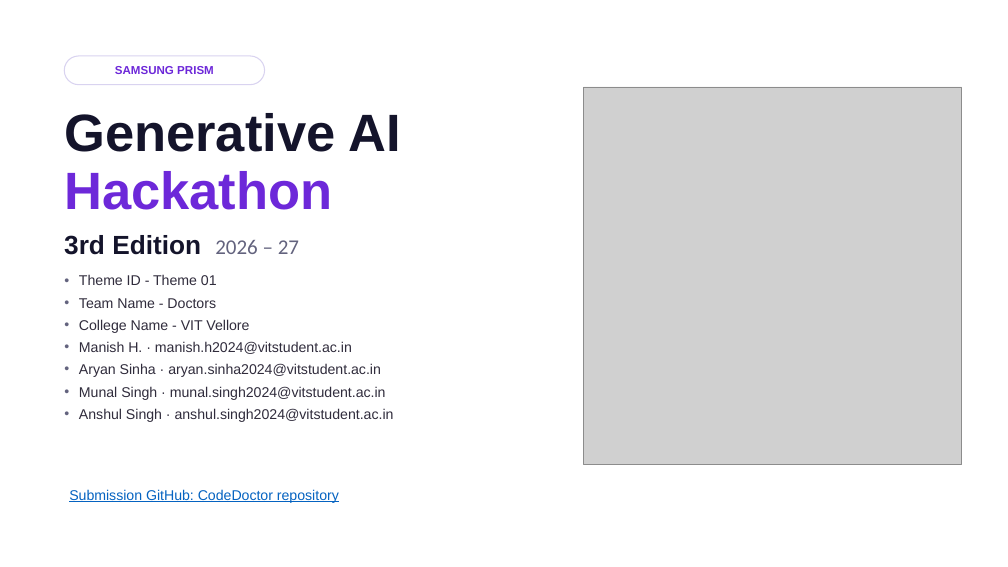
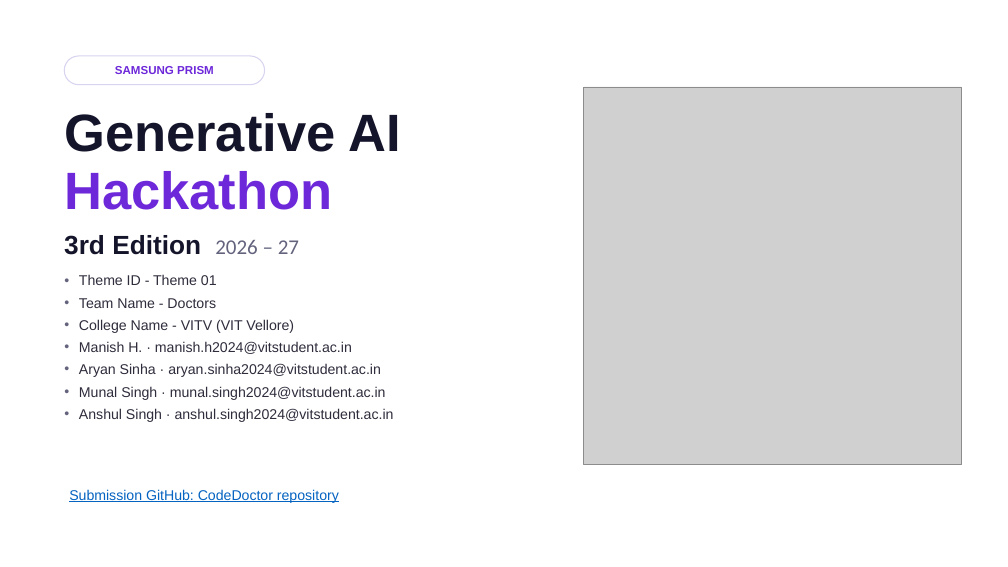
Before and after one commit to krizz711/CodeDoctor-Agentic-Semantic-and-Structural-Intelligence-for-Code-Repositories, a slide deck: slide 1 of VITV_Doctors_Submission.pptx. Drawn at 1008x567 pixels with LibreOffice and Linux fonts; fonts in the diff are those of the drawing; grey boxes stand for pictures. Boxes give left, top, right and bottom in pixels: in the first picture for what was removed or moved away, otherwise in the second. Text is boxed around its words. In the diff, an @@ line names an element or a change of style, - is before the commit and + after.

```diff
--- a/VITV_Doctors_Submission.pptx
+++ b/VITV_Doctors_Submission.pptx
@@ text at [79, 319, 294, 333]: text changed @@
-• College Name - VIT Vellore
+• College Name - VITV (VIT Vellore)
```
Also in this commit, not shown: 10 other slides changed, 49 other files.
